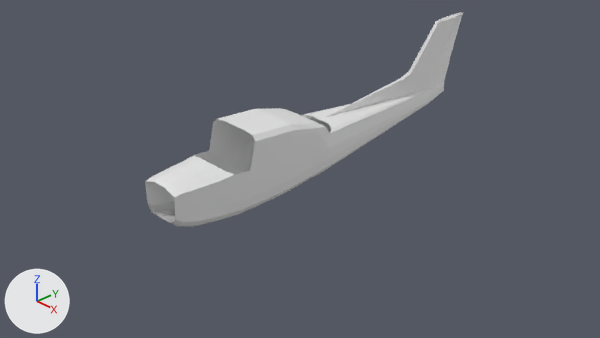
The Blender file hangar.blend, before and after one commit.
Both versions are drawn from the file's camera 'Camera'. The axes (+X, +Y, +Z) are drawn at lower left. The lights are the same throughout.

Script lines for the objects in view, before the commit:
```python
me_vert_002 = bpy.data.meshes.new('Vert.002')
me_vert_002.from_pydata(...)  # 172 vertices, 142 faces; spans x 0.0..0.19, y -1.17..1.42, z 0.18..0.9
ob_vert_002 = bpy.data.objects.new('Vert.002', me_vert_002)
ob_vert_002.location = (0.0, 0.0, 0.0)
_m = ob_vert_002.modifiers.new('Mirror', 'MIRROR')
```
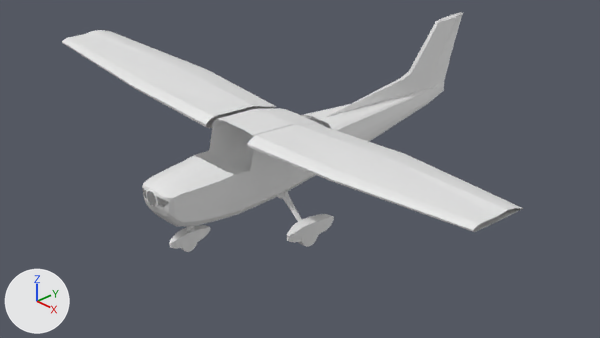
Boxes [x1, y1, x2, y2] around the edits, measured in the pictures (600 x 338 px):
'Vert.002', reshaped
    before: [145, 12, 463, 227]
    after: [142, 12, 463, 227]
'Vert.001', added
    after: [62, 30, 523, 232]
'Circle', added
    after: [275, 191, 334, 243]
'Circle.003', added
    after: [169, 225, 210, 249]
'Circle.001', added
    after: [298, 235, 318, 247]
'Circle.004', added
    after: [181, 243, 197, 252]
part 1 of me_vert_002, built on
    before: [150, 209, 179, 226]
    after: [142, 182, 179, 226]

The change, as a diff of the scene's bpy script:
```diff
--- a/hangar.blend.py
+++ b/hangar.blend.py
@@ me_vert_002 @@
 # used by ob_vert_002; location = (0.0, 0.0, 0.0)
-me_vert_002.from_pydata(...)  # 172 vertices, 142 faces; spans x 0.0..0.19, y -1.17..1.42, z 0.18..0.9
+me_vert_002.from_pydata(...)  # 226 vertices, 187 faces; spans x 0.0..0.19, y -1.23..1.42, z 0.18..0.9
+# me_vert_002 part 1
+# 2 vertices are removed from x 0.0..0.08, y -1.17, z 0.29
+# 13 faces are deleted
+# 48 vertices are added at x 0.0..0.12, y -1.23..1.06, z 0.19..0.5
+# 8 new vertices lie (-0.05, 0.0, 0.0) away from vertices in x 0.09..0.11, y -1.13..-0.03, z 0.18..0.25
+# 58 new faces join them
@@ me_circle_004 @@
+me_circle_004.from_pydata(...)  # 96 vertices, 66 faces; spans x -0.74..0.92, y -9.17..-7.51, z -7.02..-6.39
@@ me_circle_003 @@
+me_circle_003.from_pydata(...)  # 32 vertices, 30 faces; spans x -0.214..-0.144, y -0.725..-0.43, z -0.168..-0.075
@@ me_circle_001 @@
+me_circle_001.from_pydata(...)  # 96 vertices, 66 faces; spans x -1.0..1.0, y -1.0..1.0, z -0.75..0.0
@@ me_circle @@
+me_circle.from_pydata(...)  # 192 vertices, 158 faces; spans x -0.017..0.287, y -0.198..0.169, z -0.206..0.007
@@ me_vert_001 @@
+me_vert_001.from_pydata(...)  # 36 vertices, 24 faces; spans x 0.18..1.78, y -0.68..-0.1, z 0.6..0.74
@@ ob_circle_004 @@
+ob_circle_004 = bpy.data.objects.new('Circle.004', me_circle_004)
+ob_circle_004.location = (0.448, -0.43, 0.07)
+ob_circle_004.rotation_euler = (0.0, 1.571, 0.0)  # degrees (0, 90, 0)
+ob_circle_004.scale = (0.0668, 0.0668, 0.0668)
@@ ob_circle_003 @@
+ob_circle_003 = bpy.data.objects.new('Circle.003', me_circle_003)
+ob_circle_003.location = (0.164, -0.39, 0.237)
+ob_circle_003.rotation_euler = (0.0, -0.105, 0.0)  # degrees (0, -6, 0)
@@ ob_circle_001 @@
+ob_circle_001 = bpy.data.objects.new('Circle.001', me_circle_001)
+ob_circle_001.location = (0.448, -0.43, 0.07)
+ob_circle_001.rotation_euler = (0.0, 1.571, 0.0)  # degrees (0, 90, 0)
+ob_circle_001.scale = (0.0668, 0.0668, 0.0668)
+_m = ob_circle_001.modifiers.new('Mirror', 'MIRROR')
+_m.mirror_object = ob_empty
@@ ob_circle @@
+ob_circle = bpy.data.objects.new('Circle', me_circle)
+ob_circle.location = (0.164, -0.39, 0.237)
+ob_circle.rotation_euler = (0.0, -0.105, 0.0)  # degrees (0, -6, 0)
+_m = ob_circle.modifiers.new('Mirror', 'MIRROR')
+_m.mirror_object = ob_empty
@@ ob_vert_001 @@
+ob_vert_001 = bpy.data.objects.new('Vert.001', me_vert_001)
+ob_vert_001.location = (0.0, 0.0, 0.0)
+_m = ob_vert_001.modifiers.new('Mirror', 'MIRROR')
```
